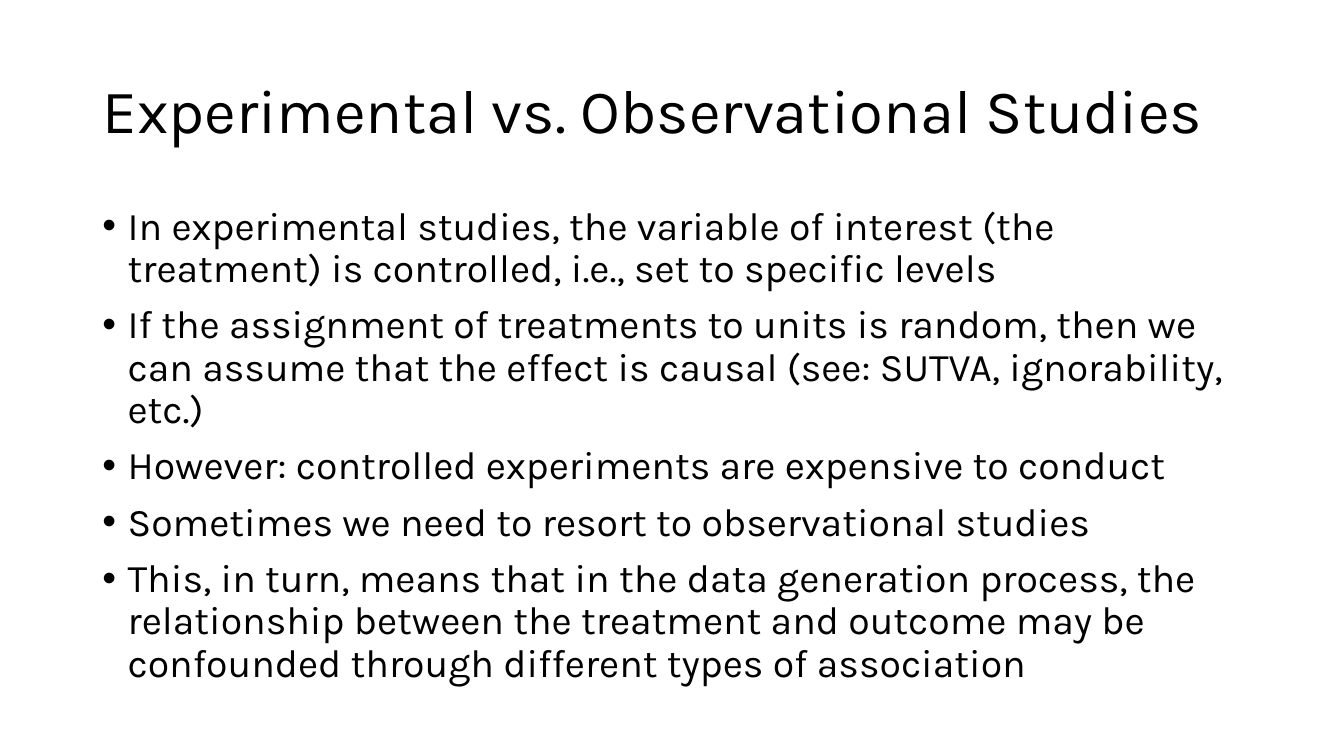
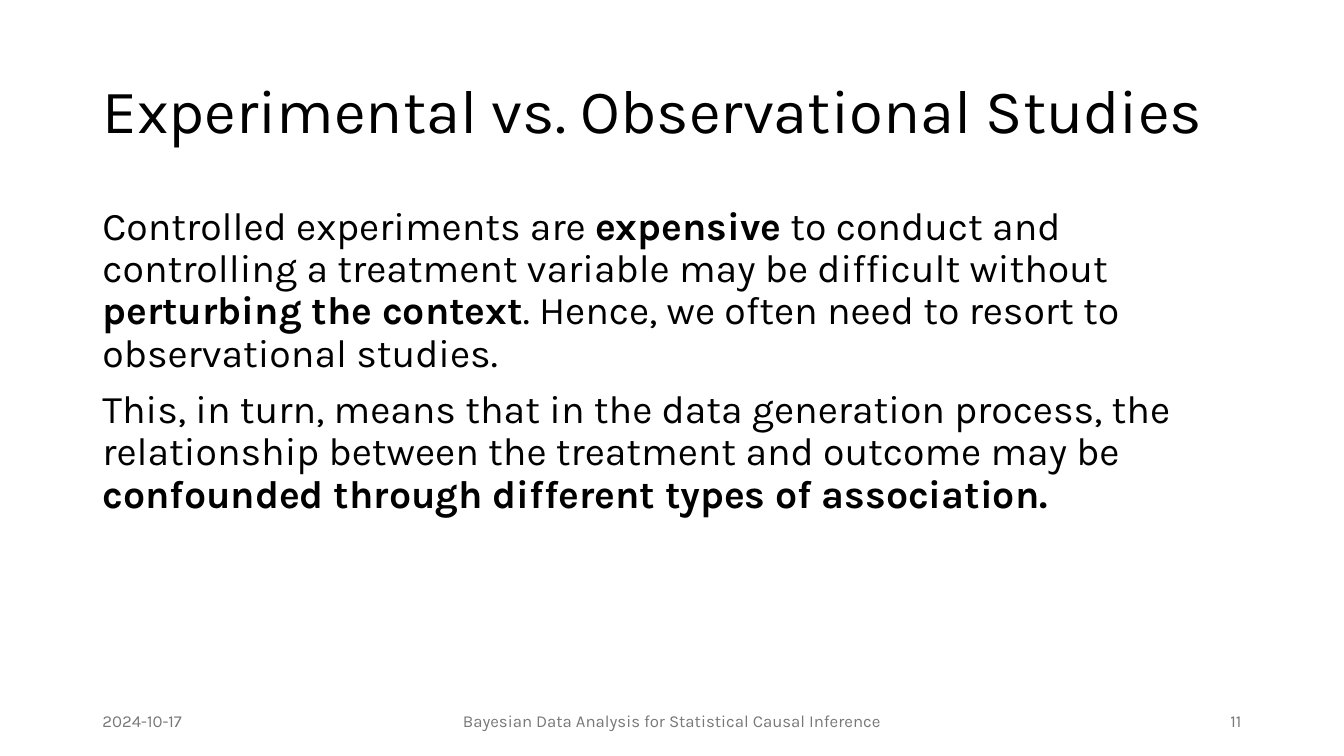
Before and after one commit to JulianFrattini/bda4sci, a slide deck: slide 11 of slides/singular/bda4sci.pptx. Drawn at 1344x756 pixels with LibreOffice and Linux fonts; fonts in the diff are those of the drawing. Boxes give left, top, right and bottom in pixels: in the first picture for what was removed or moved away, otherwise in the second. Text is boxed around its words. In the diff, an @@ line names an element or a change of style, - is before the commit and + after.

```diff
--- a/slides/singular/bda4sci.pptx
+++ b/slides/singular/bda4sci.pptx
@@ text at (102,212,1170,518): text changed @@
-• In experimental studies, the variable of interest (the treatment) is controlled, i.e., set to specific levels
-• If the assignment of treatments to units is random, then we can assume that the effect is causal (see: SUTVA, ignorability, etc.)
-• However: controlled experiments are expensive to conduct
-• Sometimes we need to resort to observational studies
-• This, in turn, means that in the data generation process, the relationship between the treatment and outcome may be confounded through different types of association
+Controlled experiments are expensive to conduct and controlling a treatment variable may be difficult without perturbing the context. Hence, we often need to resort to observational studies.
+This, in turn, means that in the data generation process, the relationship between the treatment and outcome may be confounded through different types of association.
@@ text added at (102,716,181,727), 12 pt, text #797979 @@
+2024-10-17
@@ text added at (463,715,880,731), 12 pt, text #797979 @@
+Bayesian Data Analysis for Statistical Causal Inference
@@ page number added at (1230,716,1241,727), 12 pt, text #797979 @@
+11
```
Also in this commit, not shown: 22 other slides changed, 34 slides added, 11 slides removed, 2 other files.
